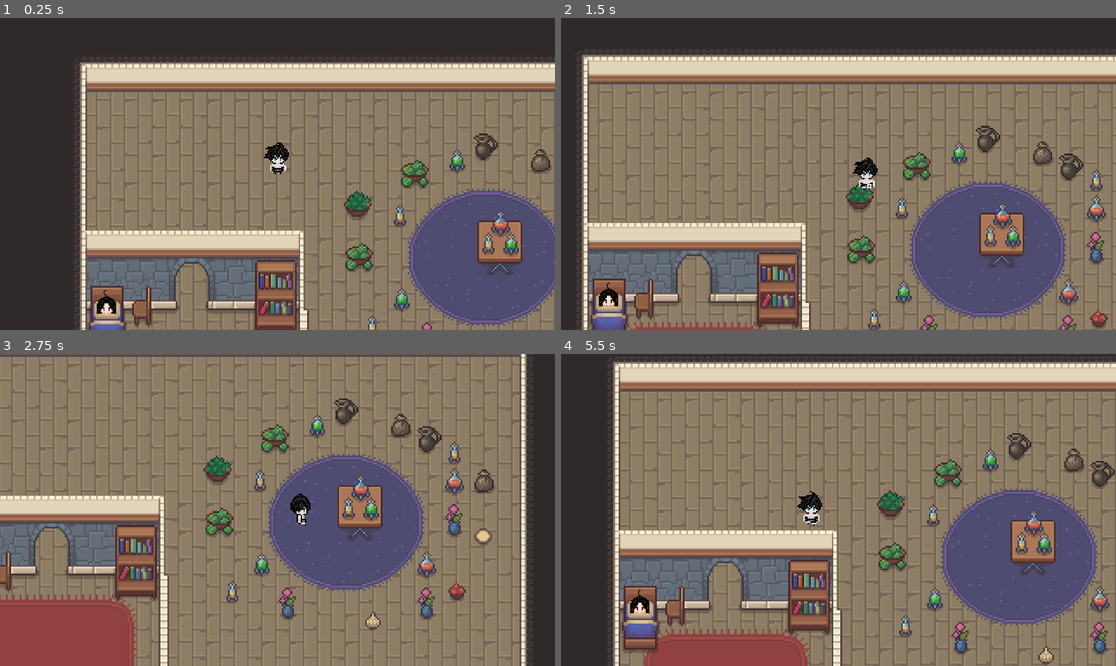
Above: before the commit, frames 1-4 (two rows, left to right).
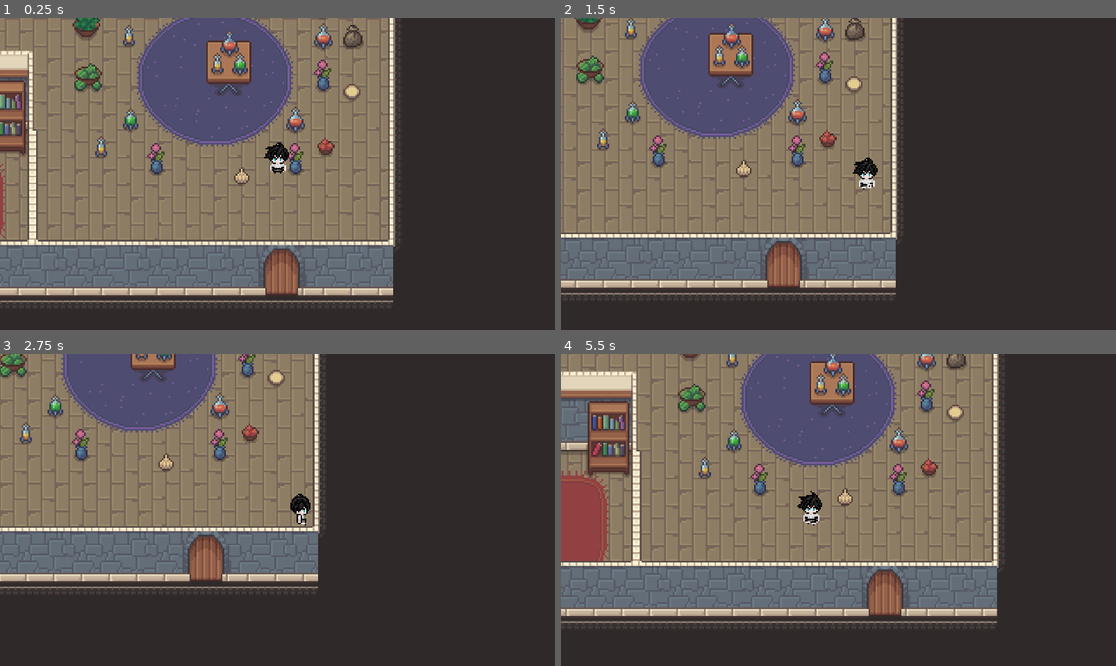
Above: after the commit, the same moments.

Repository: viPipar/Fishing-Game-Project
Game: Godot game, scene res://village/village_scene/stage_scene/stage_one.tscn
Same seed, same stepped clock (60 frames per second), same inputs: the game is played once before the commit and once after it. The project has no main scene, so this scene is started directly.
Inputs:
- Up to frame 1 (0.25 s): no input
- Up to frame 2 (1.5 s): hold D (right) 0.53-1.28 s; hold S (down) from 1.28 s (still down)
- Up to frame 3 (2.75 s): release S (down) at 2.03 s; hold D (right) from 2.03 s (still down)
- Up to frame 4 (5.5 s): release D (right) at 2.78 s; hold W (up) 2.78-3.53 s; hold A (left) 3.53-5.03 s; hold S (down) from 5.03 s (still down)

The runs differ from the first frame. In frame 1, 72% of the frame differs, in the area x 0-100%, y 0-100%; in frame 2, 72%; in frame 3, 76%, in the area x 0-96%, y 0-100%; in frame 4, 73%.

Commit message:
nambahin stage sampai 9

Diff:
--- a/deep-anomaly-fishing/project.godot
+++ b/deep-anomaly-fishing/project.godot
@@ -12,6 +12,10 @@
 
 config/name="Deep Anomaly Fishing"
 config/features=PackedStringArray("4.4", "Forward Plus")
+
+[autoload]
+
+SceneTransition="*res://scene_transition.tscn"
 
 [display]
 
--- /dev/null
+++ b/deep-anomaly-fishing/scene_transition.gd
@@ -0,0 +1,7 @@
+extends CanvasLayer
+
+func change_scene(target: String) -> void:
+	$AnimationPlayer.play("dissolve")
+	await $AnimationPlayer.animation_finished
+	get_tree().change_scene_to_file(target)
+	$AnimationPlayer.play_backwards("dissolve")
--- /dev/null
+++ b/deep-anomaly-fishing/scene_transition.tscn
@@ -0,0 +1,54 @@
+[gd_scene load_steps=5 format=3 uid="uid://chvq8fkkvih47"]
+
+[ext_resource type="Script" uid="uid://dqul833vgrf5x" path="res://scene_transition.gd" id="1_jiq3i"]
+
+[sub_resource type="Animation" id="Animation_gbkcp"]
+resource_name = "RESET"
+length = 0.001
+tracks/0/type = "value"
+tracks/0/imported = false
+tracks/0/enabled = true
+tracks/0/path = NodePath("dissolve_rect:modulate")
+tracks/0/interp = 1
+tracks/0/loop_wrap = true
+tracks/0/keys = {
+"times": PackedFloat32Array(0),
+"transitions": PackedFloat32Array(1),
+"update": 0,
+"values": [Color(0, 0, 0, 0)]
+}
+
+[sub_resource type="Animation" id="Animation_7lvy5"]
+resource_name = "dissolve"
+tracks/0/type = "value"
+tracks/0/imported = false
+tracks/0/enabled = true
+tracks/0/path = NodePath("dissolve_rect:modulate")
+tracks/0/interp = 1
+tracks/0/loop_wrap = true
+tracks/0/keys = {
+"times": PackedFloat32Array(0, 1),
+"transitions": PackedFloat32Array(1, 1),
+"update": 0,
+"values": [Color(0, 0, 0, 0), Color(0, 0, 0, 1)]
+}
+
+[sub_resource type="AnimationLibrary" id="AnimationLibrary_cv4e2"]
+_data = {
+&"RESET": SubResource("Animation_gbkcp"),
+&"dissolve": SubResource("Animation_7lvy5")
+}
+
+[node name="scene_transition" type="CanvasLayer"]
+script = ExtResource("1_jiq3i")
+
+[node name="dissolve_rect" type="ColorRect" parent="."]
+modulate = Color(0, 0, 0, 0)
+offset_right = 2011.0
+offset_bottom = 1121.0
+mouse_filter = 2
+
+[node name="AnimationPlayer" type="AnimationPlayer" parent="."]
+libraries = {
+&"": SubResource("AnimationLibrary_cv4e2")
+}
--- a/deep-anomaly-fishing/village/village_scene/MC.tscn
+++ b/deep-anomaly-fishing/village/village_scene/MC.tscn
@@ -240,7 +240,7 @@
 
 [sub_resource type="CircleShape2D" id="CircleShape2D_d52cc"]
 
-[node name="character" type="CharacterBody2D"]
+[node name="MC" type="CharacterBody2D"]
 y_sort_enabled = true
 script = ExtResource("1_d52cc")
 speed = 400
--- /dev/null
+++ b/deep-anomaly-fishing/village/village_scene/stage_scene/stage_eight.tscn
@@ -0,0 +1,13 @@
+[gd_scene load_steps=3 format=3 uid="uid://dtdw2oau3ymub"]
+
+[ext_resource type="PackedScene" uid="uid://co3dyoynb6n4" path="res://village/village_scene/village_map.tscn" id="1_pfhjv"]
+[ext_resource type="PackedScene" uid="uid://doybfyiltbtpj" path="res://village/village_scene/MC.tscn" id="2_i6rth"]
+
+[node name="stage_eight" type="Node2D"]
+y_sort_enabled = true
+
+[node name="village_map" parent="." instance=ExtResource("1_pfhjv")]
+
+[node name="MC" parent="." instance=ExtResource("2_i6rth")]
+z_index = 1
+position = Vector2(1088, -422)
--- /dev/null
+++ b/deep-anomaly-fishing/village/village_scene/stage_scene/stage_five.tscn
@@ -0,0 +1,13 @@
+[gd_scene load_steps=3 format=3 uid="uid://7bse0jkjtrds"]
+
+[ext_resource type="PackedScene" uid="uid://co3dyoynb6n4" path="res://village/village_scene/village_map.tscn" id="1_p0h66"]
+[ext_resource type="PackedScene" uid="uid://doybfyiltbtpj" path="res://village/village_scene/MC.tscn" id="2_s2bco"]
+
+[node name="stage_five" type="Node2D"]
+z_index = 1
+
+[node name="village_map" parent="." instance=ExtResource("1_p0h66")]
+
+[node name="MC" parent="." instance=ExtResource("2_s2bco")]
+z_index = 1
+position = Vector2(-4620, 268)
--- /dev/null
+++ b/deep-anomaly-fishing/village/village_scene/stage_scene/stage_four.tscn
@@ -0,0 +1,13 @@
+[gd_scene load_steps=3 format=3 uid="uid://c00orb25pcjis"]
+
+[ext_resource type="PackedScene" uid="uid://co3dyoynb6n4" path="res://village/village_scene/village_map.tscn" id="1_5kcwo"]
+[ext_resource type="PackedScene" uid="uid://doybfyiltbtpj" path="res://village/village_scene/MC.tscn" id="2_mik1u"]
+
+[node name="stage_four" type="Node2D"]
+y_sort_enabled = true
+
+[node name="village_map" parent="." instance=ExtResource("1_5kcwo")]
+
+[node name="MC" parent="." instance=ExtResource("2_mik1u")]
+z_index = 1
+position = Vector2(1086, -413)
--- /dev/null
+++ b/deep-anomaly-fishing/village/village_scene/stage_scene/stage_nine.tscn
@@ -0,0 +1,12 @@
+[gd_scene load_steps=3 format=3 uid="uid://ul66tvrfq56b"]
+
+[ext_resource type="PackedScene" uid="uid://borfx4e7ved6t" path="res://village/village_scene/home.tscn" id="1_ikxwr"]
+[ext_resource type="PackedScene" uid="uid://doybfyiltbtpj" path="res://village/village_scene/MC.tscn" id="2_rc08w"]
+
+[node name="stage_nine" type="Node2D"]
+y_sort_enabled = true
+
+[node name="home" parent="." instance=ExtResource("1_ikxwr")]
+
+[node name="MC" parent="." instance=ExtResource("2_rc08w")]
+position = Vector2(1640, 1201)
--- /dev/null
+++ b/deep-anomaly-fishing/village/village_scene/stage_scene/stage_one.gd
@@ -0,0 +1,26 @@
+extends Node2D
+
+
+# Called when the node enters the scene tree for the first time.
+func _ready() -> void:
+	pass # Replace with function body.
+
+
+# Called every frame. 'delta' is the elapsed time since the previous frame.
+func _process(delta: float) -> void:
+	pass
+
+
+func _on_leave_body_entered(body: Node2D) -> void:
+	if body.name == "MC":
+		$control/Panel.visible=true
+	else : pass
+
+func _on_leave_body_exited(body: Node2D) -> void:
+	if body.name == "MC":
+		$control/Panel.visible=false
+	else : pass
+
+
+func _on_button_pressed() -> void:
+	SceneTransition.change_scene("res://village/village_scene/stage_scene/stage_two.tscn")
--- a/deep-anomaly-fishing/village/village_scene/stage_scene/stage_one.tscn
+++ b/deep-anomaly-fishing/village/village_scene/stage_scene/stage_one.tscn
@@ -1,12 +1,59 @@
-[gd_scene load_steps=3 format=3 uid="uid://cmb2gsyra3482"]
+[gd_scene load_steps=5 format=3 uid="uid://cmb2gsyra3482"]
 
+[ext_resource type="Script" uid="uid://dh21187yfxup3" path="res://village/village_scene/stage_scene/stage_one.gd" id="1_jxeqa"]
 [ext_resource type="PackedScene" uid="uid://borfx4e7ved6t" path="res://village/village_scene/home.tscn" id="1_q7hwh"]
 [ext_resource type="PackedScene" uid="uid://doybfyiltbtpj" path="res://village/village_scene/MC.tscn" id="2_jxeqa"]
 
+[sub_resource type="RectangleShape2D" id="RectangleShape2D_q7hwh"]
+
 [node name="stage_one" type="Node2D"]
 y_sort_enabled = true
+script = ExtResource("1_jxeqa")
 
 [node name="home" parent="." instance=ExtResource("1_q7hwh")]
 
-[node name="character" parent="." instance=ExtResource("2_jxeqa")]
-position = Vector2(677, 380)
+[node name="leave" type="Area2D" parent="."]
+
+[node name="CollisionShape2D" type="CollisionShape2D" parent="leave"]
+position = Vector2(1627, 1191)
+scale = Vector2(7.3796, 5.68736)
+shape = SubResource("RectangleShape2D_q7hwh")
+
+[node name="MC" parent="." instance=ExtResource("2_jxeqa")]
+position = Vector2(1615, 1002)
+
+[node name="control" type="Control" parent="."]
+layout_mode = 3
+anchors_preset = 0
+offset_right = 40.0
+offset_bottom = 40.0
+
+[node name="Panel" type="Panel" parent="control"]
+visible = false
+layout_mode = 0
+offset_left = 1708.0
+offset_top = 1064.0
+offset_right = 1748.0
+offset_bottom = 1104.0
+scale = Vector2(4.45365, 4.09706)
+
+[node name="Label" type="Label" parent="control/Panel"]
+texture_filter = 1
+layout_mode = 0
+offset_right = 40.0
+offset_bottom = 23.0
+scale = Vector2(0.961237, 0.973893)
+text = "Out ?"
+
+[node name="Button" type="Button" parent="control/Panel"]
+layout_mode = 0
+offset_left = 10.5531
+offset_top = 21.967
+offset_right = 45.5531
+offset_bottom = 52.9669
+scale = Vector2(0.502681, 0.436776)
+text = "Yes"
+
+[connection signal="body_entered" from="leave" to="." method="_on_leave_body_entered"]
+[connection signal="body_exited" from="leave" to="." method="_on_leave_body_exited"]
+[connection signal="pressed" from="control/Panel/Button" to="." method="_on_button_pressed"]
--- /dev/null
+++ b/deep-anomaly-fishing/village/village_scene/stage_scene/stage_seven.tscn
@@ -0,0 +1,13 @@
+[gd_scene load_steps=3 format=3 uid="uid://b6ukrpl2hj6xm"]
+
+[ext_resource type="PackedScene" uid="uid://co3dyoynb6n4" path="res://village/village_scene/village_map.tscn" id="1_lcy4c"]
+[ext_resource type="PackedScene" uid="uid://doybfyiltbtpj" path="res://village/village_scene/MC.tscn" id="2_7qkto"]
+
+[node name="stage_seven" type="Node2D"]
+y_sort_enabled = true
+
+[node name="village_map" parent="." instance=ExtResource("1_lcy4c")]
+
+[node name="MC" parent="." instance=ExtResource("2_7qkto")]
+z_index = 1
+position = Vector2(-4616, 285)
--- /dev/null
+++ b/deep-anomaly-fishing/village/village_scene/stage_scene/stage_six.tscn
@@ -0,0 +1,13 @@
+[gd_scene load_steps=3 format=3 uid="uid://bawbw0cysq2bm"]
+
+[ext_resource type="PackedScene" uid="uid://co3dyoynb6n4" path="res://village/village_scene/village_map.tscn" id="1_3aj0b"]
+[ext_resource type="PackedScene" uid="uid://doybfyiltbtpj" path="res://village/village_scene/MC.tscn" id="2_jod1o"]
+
+[node name="stage_six" type="Node2D"]
+y_sort_enabled = true
+
+[node name="village_map" parent="." instance=ExtResource("1_3aj0b")]
+
+[node name="MC" parent="." instance=ExtResource("2_jod1o")]
+z_index = 1
+position = Vector2(1094, -381)
--- /dev/null
+++ b/deep-anomaly-fishing/village/village_scene/stage_scene/stage_three.tscn
@@ -0,0 +1,13 @@
+[gd_scene load_steps=3 format=3 uid="uid://hf2mlpqbe6g4"]
+
+[ext_resource type="PackedScene" uid="uid://co3dyoynb6n4" path="res://village/village_scene/village_map.tscn" id="1_myatq"]
+[ext_resource type="PackedScene" uid="uid://doybfyiltbtpj" path="res://village/village_scene/MC.tscn" id="2_htwbp"]
+
+[node name="stage_three" type="Node2D"]
+y_sort_enabled = true
+
+[node name="village_map" parent="." instance=ExtResource("1_myatq")]
+
+[node name="MC" parent="." instance=ExtResource("2_htwbp")]
+z_index = 1
+position = Vector2(-4635, 381)
--- /dev/null
+++ b/deep-anomaly-fishing/village/village_scene/stage_scene/stage_two.gd
@@ -0,0 +1,11 @@
+extends Node2D
+
+
+# Called when the node enters the scene tree for the first time.
+func _ready() -> void:
+	pass # Replace with function body.
+
+
+# Called every frame. 'delta' is the elapsed time since the previous frame.
+func _process(delta: float) -> void:
+	pass
--- a/deep-anomaly-fishing/village/village_scene/stage_scene/stage_two.tscn
+++ b/deep-anomaly-fishing/village/village_scene/stage_scene/stage_two.tscn
@@ -1,12 +1,15 @@
-[gd_scene load_steps=3 format=3 uid="uid://cnqu38l3pfda1"]
+[gd_scene load_steps=4 format=3 uid="uid://cnqu38l3pfda1"]
 
 [ext_resource type="PackedScene" uid="uid://co3dyoynb6n4" path="res://village/village_scene/village_map.tscn" id="1_2klss"]
+[ext_resource type="Script" uid="uid://bugxfti7kc0x6" path="res://village/village_scene/stage_scene/stage_two.gd" id="1_ultv0"]
 [ext_resource type="PackedScene" uid="uid://doybfyiltbtpj" path="res://village/village_scene/MC.tscn" id="2_ultv0"]
 
 [node name="stage_two" type="Node2D"]
 y_sort_enabled = true
+script = ExtResource("1_ultv0")
 
 [node name="village_map" parent="." instance=ExtResource("1_2klss")]
 
-[node name="character" parent="." instance=ExtResource("2_ultv0")]
+[node name="MC" parent="." instance=ExtResource("2_ultv0")]
 z_index = 1
+position = Vector2(-4621, 255)
Not shown, added: deep-anomaly-fishing/scene_transition.gd.uid
Not shown, added: deep-anomaly-fishing/village/village_scene/stage_scene/stage_one.gd.uid
Not shown, added: deep-anomaly-fishing/village/village_scene/stage_scene/stage_two.gd.uid
